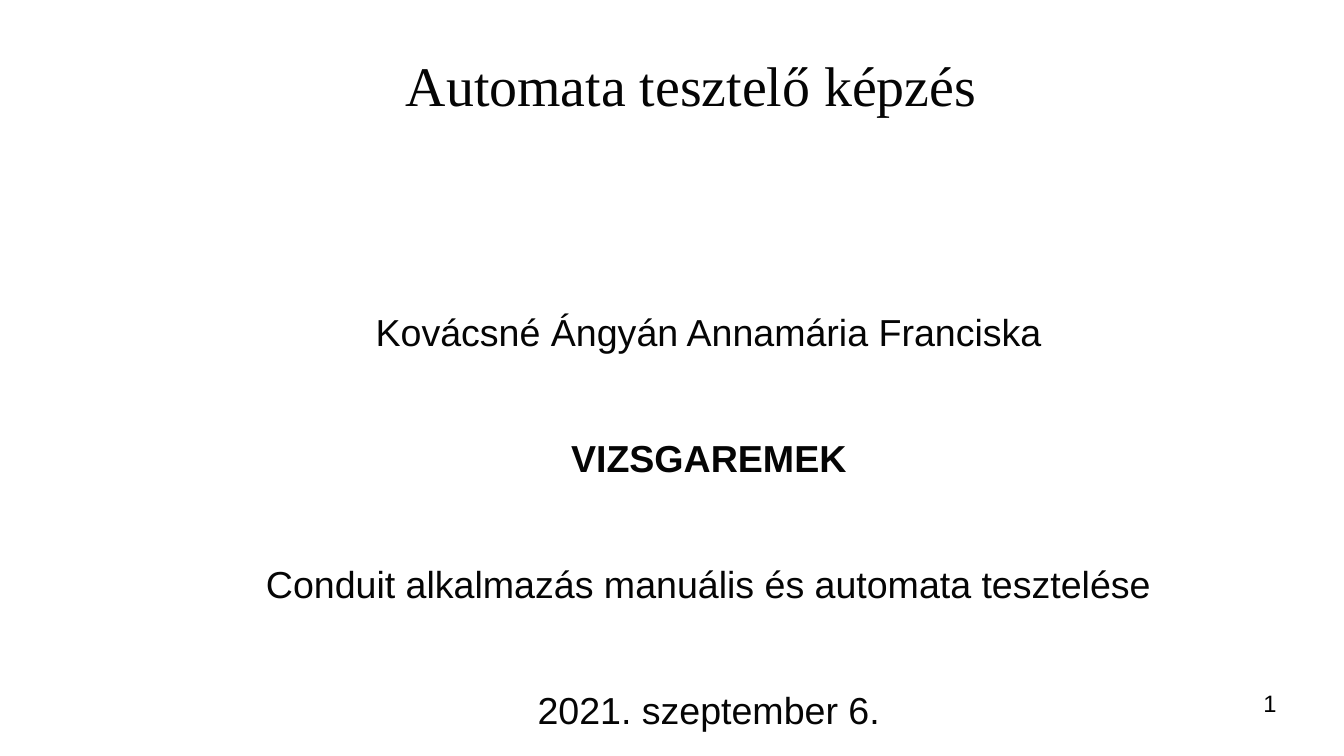
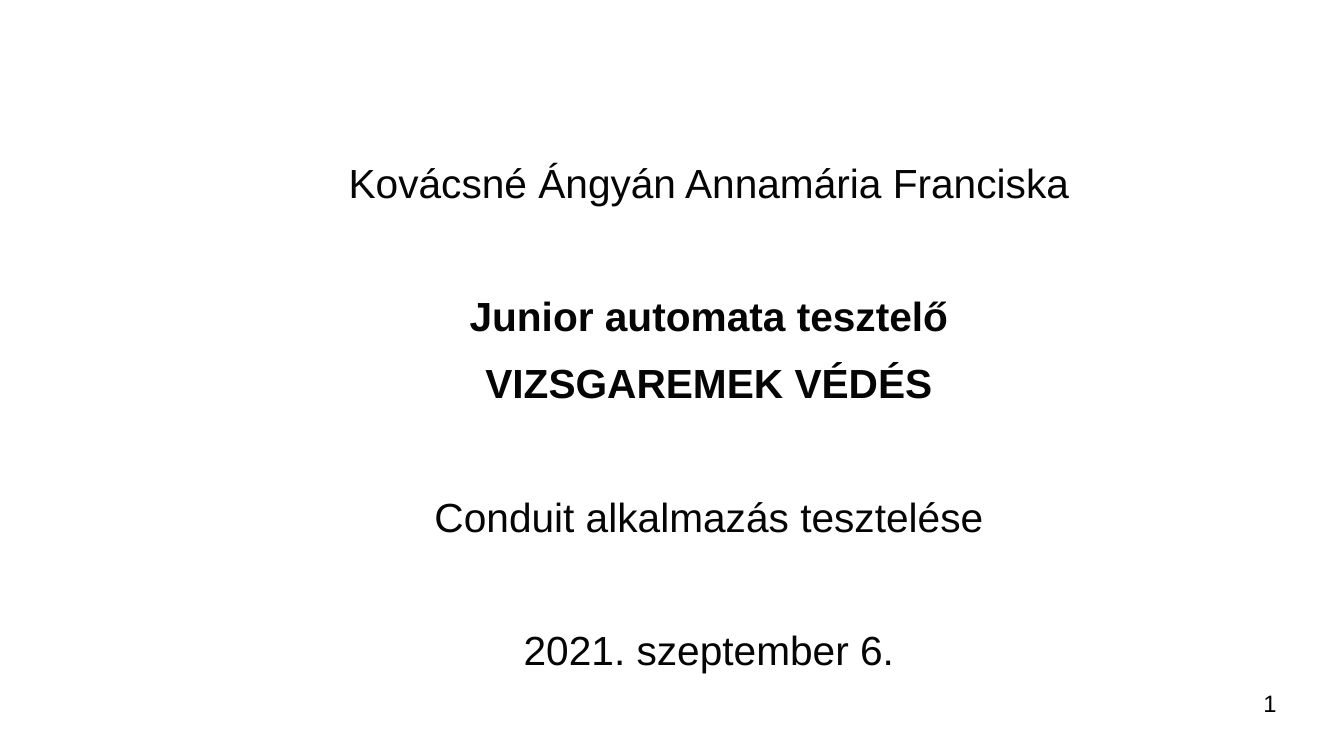
Before and after one commit to panniangyan/conduit, a slide deck: slide 1 of docs/KovacsneAngyanAnnamaria_vizsgaremek_prezentacio.odp. Drawn at 1344x756 pixels with LibreOffice and Linux fonts; fonts in the diff are those of the drawing; background and template pictures are left out. Boxes give left, top, right and bottom in pixels: in the first picture for what was removed or moved away, otherwise in the second. Text is boxed around its words. In the diff, an @@ line names an element or a change of style, - is before the commit and + after.

Commit message:
update presentation

```diff
--- a/docs/KovacsneAngyanAnnamaria_vizsgaremek_prezentacio.odp
+++ b/docs/KovacsneAngyanAnnamaria_vizsgaremek_prezentacio.odp
@@ text "Kovácsné Ángyán Annamária Franciska": place and size @@
-text "Kovácsné Ángyán Annamária Franciska" at [266, 316, 1151, 731]
+text "Kovácsné Ángyán Annamária Franciska" at [349, 166, 1069, 673]
@@ title removed at [406, 67, 976, 116] @@
-Automata tesztelő képzés
@@ text at [349, 166, 1069, 673]: size 22.2 to 24 pt in "Kovácsné Ángyán Annamária Franciska", "2021. szeptember 6." @@
@@ text at [434, 301, 983, 533]: text changed; size 22.2 to 24 pt; bold on @@
-VIZSGAREMEK
-Conduit alkalmazás manuális és automata tesztelése
+Junior automata tesztelő
+VIZSGAREMEK VÉDÉS
+Conduit alkalmazás tesztelése
```
Also in this commit, not shown: 1 other file.
